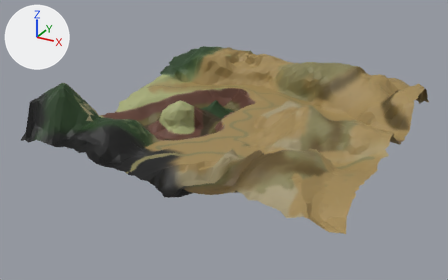
Before and after pictures for a commit that changed the FBX model Unity_File/Assets/Models/Terrain/TM12_Terrain.fbx.
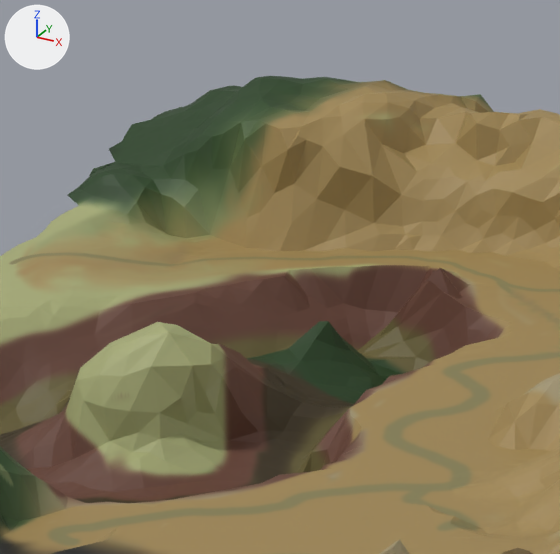
Each version appears first whole from a camera (50 mm lens) standing at (-201.0, -700.0, 260.0) and looking at (-488.0, -177.0, -2.0), and next in a close-up on the part from 32% to 60% of the width and 11% to 54% of the height. The lights are fixed; the arrows at upper left show +X, +Y and +Z. Where no turn or scale is listed for an object, it has been applied to the vertices.

Objects in the first close-up: 'TM12.Dryfork', 'TM12.MineEntrance', 'TM12.MissingHill', 'TM12.NextValley', 'TM12_Starsand2'.
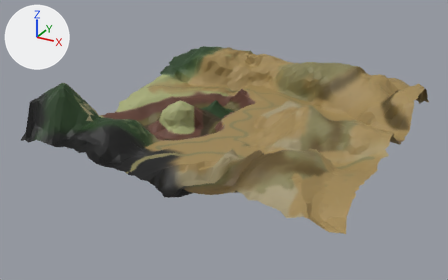
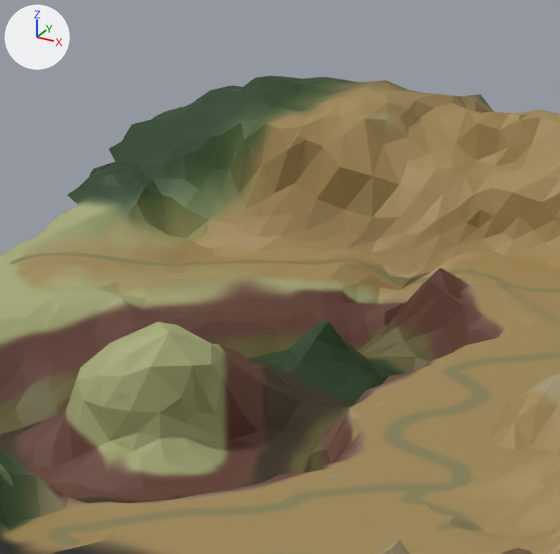
Boxes [x1, y1, x2, y2] around the edits, measured in the close-ups (560 x 554 px; the box of a moved part takes in the faces that stretch with it):
```json
{"part": 1, "of": "me_terrain_017", "change": "moved or reshaped", "before": [95, 117, 521, 334], "after": [95, 117, 521, 334]}
```

Scene script edits in JSON lines:
```json
{"block": "me_terrain_017", "where": "me_terrain_017.from_pydata(...)  # 852 vertices, 1587 faces; spans x -643.0..-506.0, y -180.0..7.0, z -12.0..50.0"}
{"block": "me_terrain_017", "where": "# used by ob_tm12_starsand2; location = (4.8, 0.0, 0.0)"}
{"block": "me_terrain_017", "change": "me_terrain_017 part 1: 174 of 852 vertices moved; they spanned x -601.0..-529.0, y -119.0..-26.0, z -1.0..38.0 and now span x -602.0..-529.0, y -120.0..-27.0, z -8.0..39.0; mean shift (0.0, 0.0, -1.0); largest move (-550.0, -63.0, 12.0) -> (-550.0, -63.0, 1.0)"}
```
